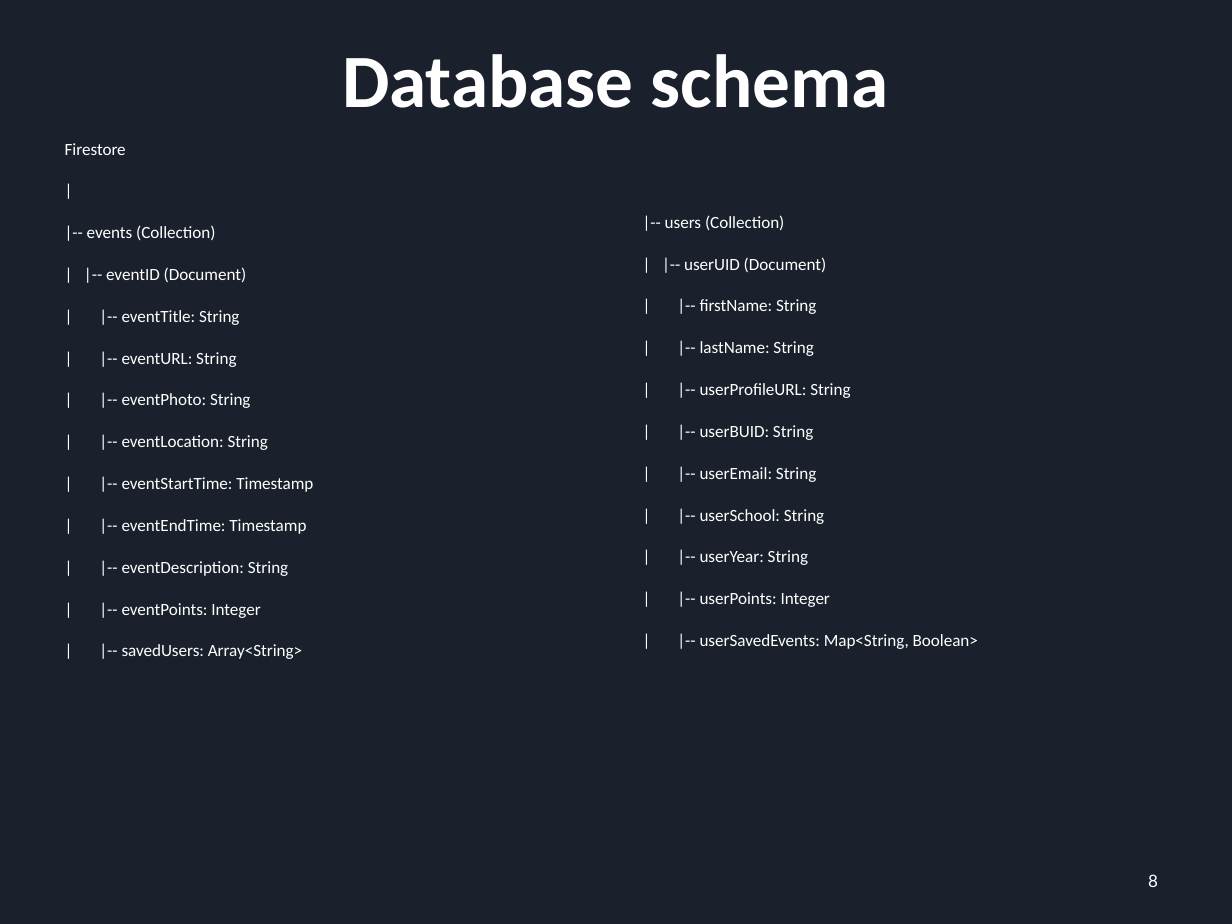
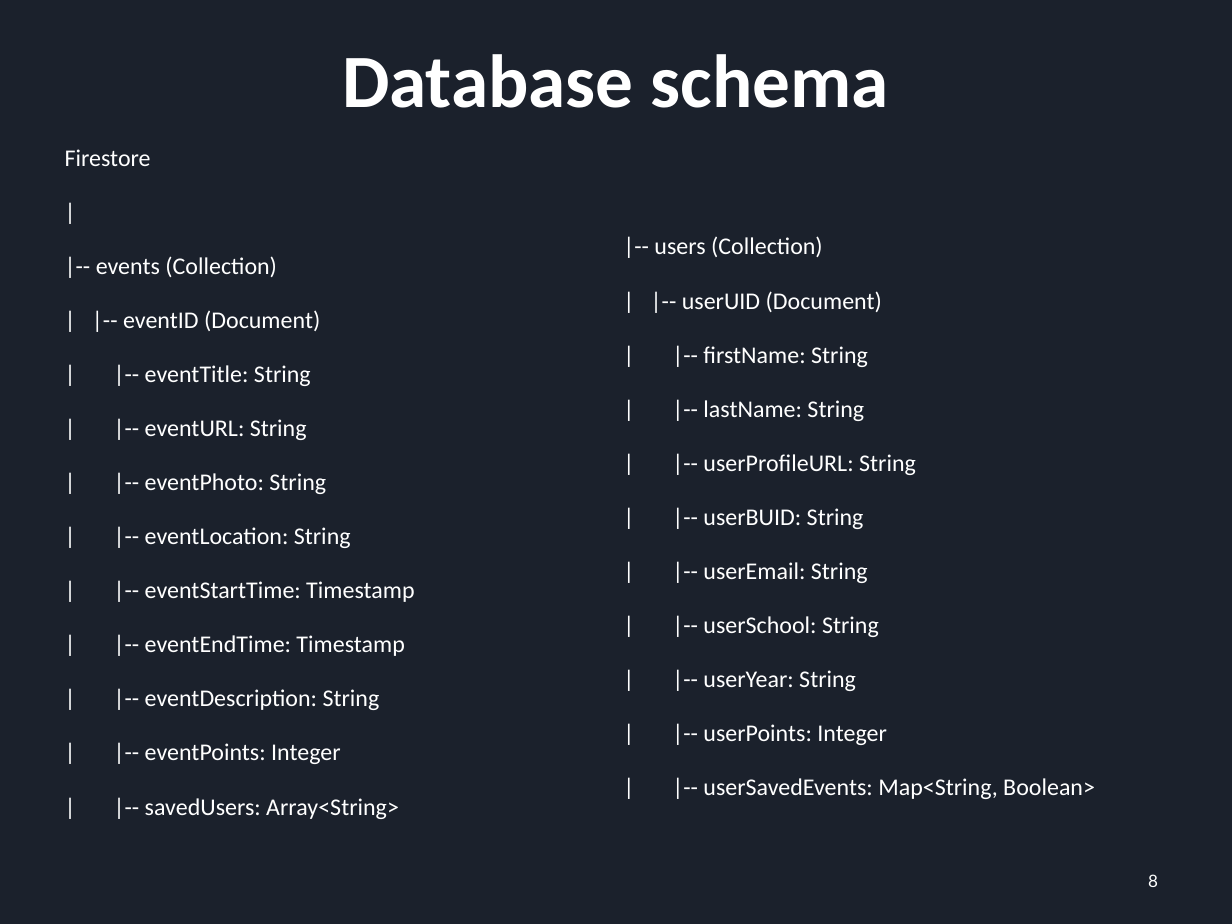
Before and after one commit to YuchenCao1/Jialong-Yuchen-Zihan-Team-BU-Event-Planer, a slide deck: slide 8 of Sprint_1_PRE.pptx. Drawn at 1232x924 pixels with LibreOffice and Linux fonts; fonts in the diff are those of the drawing. Boxes give left, top, right and bottom in pixels: in the first picture for what was removed or moved away, otherwise in the second. Text is boxed around its words. In the diff, an @@ line names an element or a change of style, - is before the commit and + after.

```diff
--- a/Sprint_1_PRE.pptx
+++ b/Sprint_1_PRE.pptx
@@ text "Firestore" at box(65, 149, 414, 819): size 10 to 14 pt @@
@@ text "|-- users (Collection)" at box(654, 236, 1095, 799): size 10 to 14 pt @@
@@ text "|-- users (Collection)": place and size @@
-text "|-- users (Collection)" at box(665, 215, 978, 649)
+text "|-- users (Collection)" at box(654, 236, 1095, 799)
```
